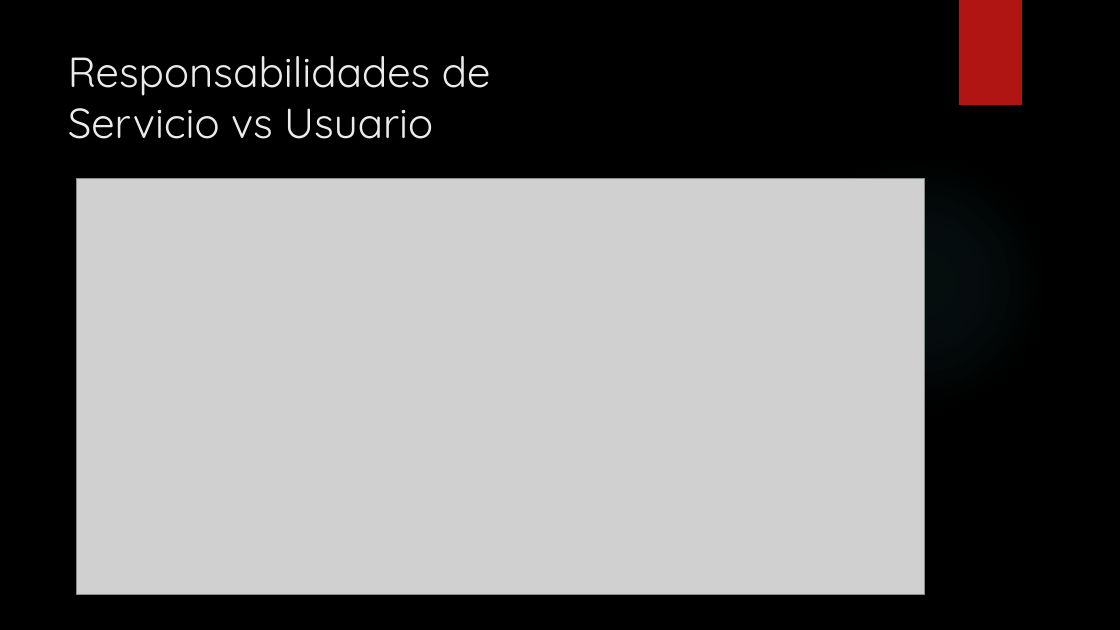
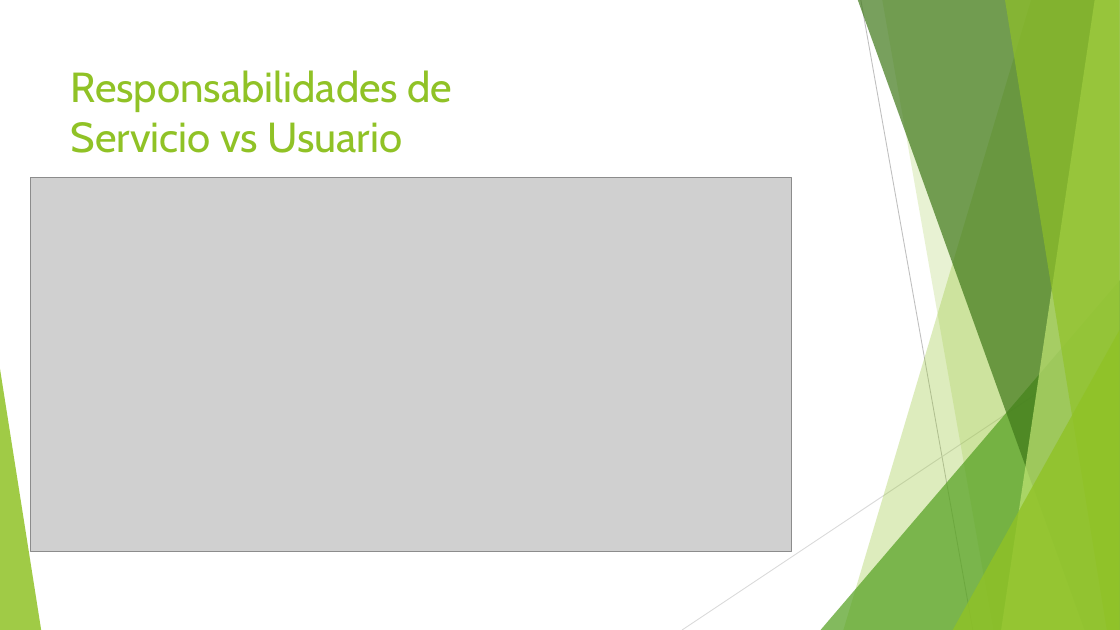
Before and after one commit to alanzam/AWS-Serverless, a slide deck: slide 9 of serverless.pptx (slide 8 before the commit). Drawn at 1120x630 pixels with LibreOffice and Linux fonts; fonts in the diff are those of the drawing; grey boxes stand for pictures; background and template pictures are left out. Boxes give left, top, right and bottom in pixels: in the first picture for what was removed or moved away, otherwise in the second. Text is boxed around its words. In the diff, an @@ line names an element or a change of style, - is before the commit and + after.

```diff
--- a/serverless.pptx
+++ b/serverless.pptx
@@ background picture (left out) to #FFFFFF @@
@@ rectangle removed at <box>959,0,1022,105</box> @@
@@ title "Responsabilidades de Servicio vs Usuario": place and size @@
-title "Responsabilidades de Servicio vs Usuario" at <box>68,56,491,139</box>
+title "Responsabilidades de Servicio vs Usuario" at <box>71,70,453,153</box>
@@ title "Responsabilidades de Servicio vs Usuario" at <box>71,70,453,153</box>: font Quicksand to Cabin, text colour #EBEBEB to #90C226 @@
@@ picture: place and size @@
-picture at <box>76,178,924,595</box>
+picture at <box>30,177,791,551</box>
@@ ellipse removed at <box>791,154,1049,413</box> @@
@@ group added at <box>0,0,1120,630</box>: 5 freeform shapes, 3 triangles, 2 lines @@
```
Also in this commit, not shown: 15 other slides changed, 4 slides added, 1 slide removed.
